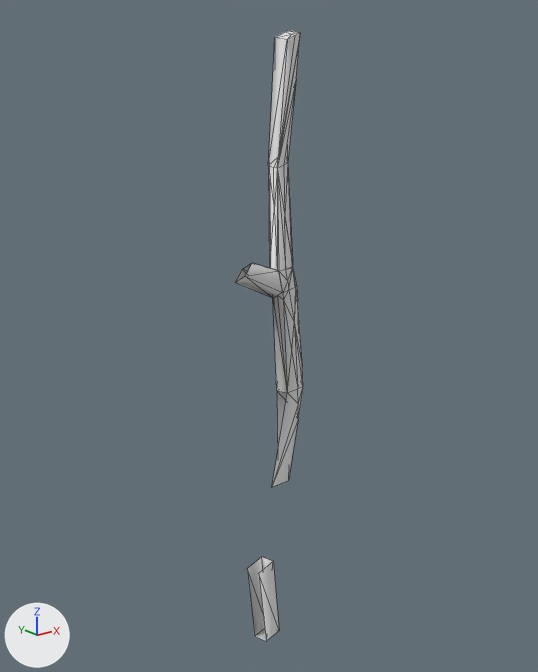
Before and after pictures for a commit that changed the glTF model Structures Plus/models/c90part_00662f7d3558704af2819d22.glb.
Before and after are seen from a 50 mm lens placed at (-3.127, -3.618, 2.4), pointed at (-1.001, -0.961, 1.337). Arrows for +X, +Y and +Z are at lower left; the lights stay in place. The first picture is the older version. Mesh edges are drawn as thin lines. Vertices at exactly the same position are counted once.

The scene before the commit, as lines of its bpy script (objects in view):
```python
me_mesh_0 = bpy.data.meshes.new('Mesh_0')
me_mesh_0.from_pydata(...)  # 89 vertices, 161 faces; spans x -1.18..-0.84, y -1.14..-0.9, z -0.35..2.69
# faces by material slot: [153, 8]
me_mesh_0.materials.append(mat_darkbark)  # white #e7e7e7
me_mesh_0.materials.append(mat_willowwood)  # white #e7e7e7
# before: 11 (-1.13, -1.14, 0.65) at pixel (271, 487), 12 (-1.02, -1.13, 0.65) at pixel (288, 480), 38 (-1.03, -1.04, 0.15) at pixel (273, 561), 40 (-1.16, -0.98, 0.13) at pixel (247, 568), 41 (-1.09, -0.95, -0.35) at pixel (254, 636)
# before: 42 (-1.14, -1.05, 0.13) at pixel (258, 573), 43 (-1.06, -1.01, -0.35) at pixel (266, 641), 45 (-1.03, -1.06, 1.09) at pixel (276, 390), 65 (-1.02, -1.12, 1.1) at pixel (287, 392), 80 (-1.03, -1.07, 0.65)
# before: 83 (-1.06, -0.97, 0.15) at pixel (261, 556)
# before: 53 (-1.12, -0.91, 1.67) at pixel (242, 269), 54 (-1.16, -0.99, 1.66) at pixel (245, 276), 55 (-1.18, -0.94, 1.62) at pixel (234, 282), 58 (-1.1, -0.96, 1.7) at pixel (252, 262)
ob_cube_001 = bpy.data.objects.new('Cube.001', me_mesh_0)
ob_cube_001.location = (0.0, 0.0, 0.0)
```
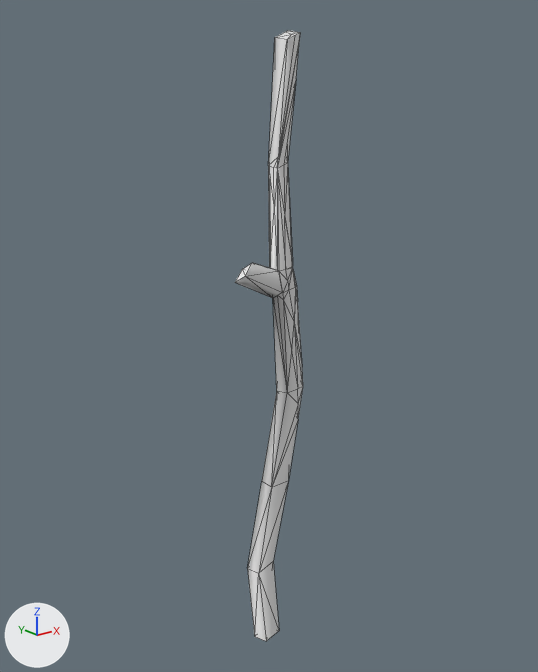
Boxes (x1, y1, x2, y2) around the edits, measured in the pictures (538 x 672 px):
part 1 of me_mesh_0, added: after (248, 391, 288, 641)
part 2 of me_mesh_0, added: after (236, 263, 252, 282)

The change, as a diff of the scene's bpy script:
```diff
--- a/Structures Plus/models/c90part_00662f7d3558704af2819d22.glb.py
+++ b/Structures Plus/models/c90part_00662f7d3558704af2819d22.glb.py
@@ me_mesh_0 @@
 # used by ob_cube_001; location = (0.0, 0.0, 0.0)
 # verts and faces of me_mesh_0; kept vertices keep their numbers, new ones are numbered from 89
-me_mesh_0.from_pydata(...)  # 89 vertices, 161 faces; spans x -1.18..-0.84, y -1.14..-0.9, z -0.35..2.69
+me_mesh_0.from_pydata(...)  # 90 vertices, 176 faces; spans x -1.18..-0.84, y -1.14..-0.9, z -0.35..2.69
+# me_mesh_0 part 1
+verts[89] = (-1.14, -1.07, 0.66)  # pixel (261, 481)
+faces += [(45, 80, 89), (11, 45, 89), (12, 42, 38), (40, 80, 83), (12, 38, 83), (41, 43, 42)]  # mat_darkbark (white #e7e7e7)
+faces += [(11, 89, 40), (11, 65, 45), (11, 42, 12), (40, 89, 80), (12, 83, 80), (40, 41, 42)]  # mat_darkbark (white #e7e7e7)
+faces += [(11, 40, 42)]  # mat_darkbark (white #e7e7e7)
+# me_mesh_0 part 2
+faces += [(53, 55, 54), (53, 54, 58)]  # mat_willowwood (white #e7e7e7)
 me_mesh_0.materials.append(mat_darkbark)
```
